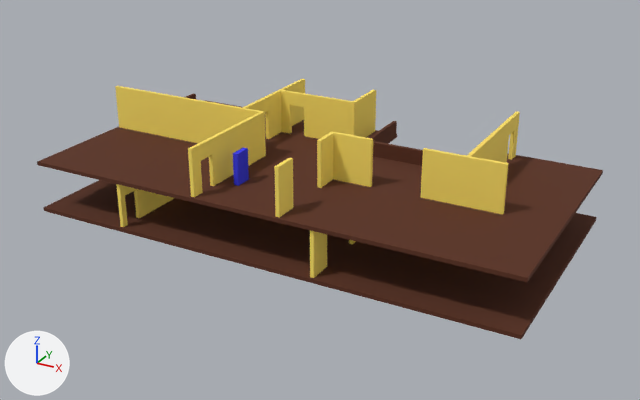
Before and after pictures for a commit that changed the Blender file build/assets/Modelos 3D/casa.blend.
Rendered twice from a 50 mm camera at (31.5, -56.8, 29.8) aimed at (0.7, -0.7, 1.8). The axes (+X, +Y, +Z) are drawn at lower left. The lights are the same throughout. Objects named as collision shapes, trigger or cutter boxes, shadow casters or lower levels of detail are left out.

In view in the first picture: 'parede.005-col', 'parede.015-col', 'parede.016-col', 'parede.019-col', 'parede.021.1-col', 'parede.021.2-col', 'parede.022.1-col', 'parede.022.2-col', 'parede.023-col', 'parede.024-col', 'piso.001-col', 'piso.002-col', 'porta-noimp'.
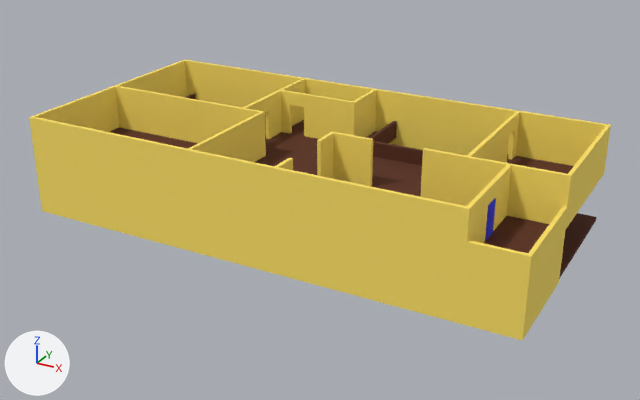
Boxes [x1, y1, x2, y2] around the edits, measured in the pictures (640 x 400 px):
```json
{"object": "esq.001-col", "change": "shown", "after": [29, 116, 471, 324], "on screen": "yellow"}
{"object": "dir.002-col", "change": "shown", "after": [185, 60, 611, 175], "on screen": "yellow"}
{"object": "esq.002-col", "change": "shown", "after": [461, 264, 530, 341], "on screen": "yellow"}
{"object": "fundo.001-col", "change": "shown", "after": [33, 60, 187, 132], "on screen": "yellow"}
{"object": "esq.003-col", "change": "shown", "after": [507, 163, 572, 226], "on screen": "yellow"}
{"object": "frente.003-col", "change": "shown", "after": [566, 125, 610, 228], "on screen": "yellow"}
{"object": "frente.005-col", "change": "shown", "after": [467, 165, 511, 243], "on screen": "yellow"}
{"object": "frente.004-col", "change": "shown", "after": [524, 228, 565, 337], "on screen": "yellow"}
{"object": "parapeito.002-col", "change": "shown", "after": [465, 240, 533, 279], "on screen": "yellow"}
{"object": "parapeito.001-col", "change": "shown", "after": [528, 206, 567, 276], "on screen": "yellow"}
{"object": "porta-noimp", "change": "moved", "before": [233, 148, 249, 186], "after": [485, 198, 496, 241]}
{"object": "dir.001-col", "change": "shown", "after": [388, 138, 471, 156], "on screen": "yellow"}
{"object": "dir.004-col", "change": "shown", "after": [558, 226, 566, 283]}
{"object": "piso.002-col", "change": "unchanged, covered by the edit", "before": [37, 100, 603, 282], "after": [110, 101, 573, 253]}
{"object": "piso.001-col", "change": "unchanged, covered by the edit", "before": [43, 180, 597, 339], "after": [559, 213, 597, 279]}
```

The change, as JSON lines over the scene's bpy script:
```json
{"op": "remove", "block": "ob_esq_001_col", "code": "ob_esq_001_col.hide_set(True)  # its collection is switched off"}
{"op": "remove", "block": "ob_dir_001_col", "code": "ob_dir_001_col.hide_set(True)  # its collection is switched off"}
{"op": "remove", "block": "ob_fundo_001_col", "code": "ob_fundo_001_col.hide_set(True)  # its collection is switched off"}
{"op": "remove", "block": "ob_frente_004_col", "code": "ob_frente_004_col.hide_set(True)  # its collection is switched off"}
{"op": "remove", "block": "ob_dir_004_col", "code": "ob_dir_004_col.hide_set(True)  # its collection is switched off"}
{"op": "remove", "block": "ob_esq_002_col", "code": "ob_esq_002_col.hide_set(True)  # its collection is switched off"}
{"op": "remove", "block": "ob_frente_005_col", "code": "ob_frente_005_col.hide_set(True)  # its collection is switched off"}
{"op": "remove", "block": "ob_esq_003_col", "code": "ob_esq_003_col.hide_set(True)  # its collection is switched off"}
{"op": "remove", "block": "ob_parapeito_002_col", "code": "ob_parapeito_002_col.hide_set(True)  # its collection is switched off"}
{"op": "remove", "block": "ob_dir_002_col", "code": "ob_dir_002_col.hide_set(True)  # its collection is switched off"}
{"op": "remove", "block": "ob_frente_003_col", "code": "ob_frente_003_col.hide_set(True)  # its collection is switched off"}
{"op": "remove", "block": "ob_parapeito_001_col", "code": "ob_parapeito_001_col.hide_set(True)  # its collection is switched off"}
{"op": "set", "path": "ob_porta_noimp.location", "old": "(-3.33, -5.64, 5.55)", "new": "(15.85, -5.64, 5.55)"}
```
